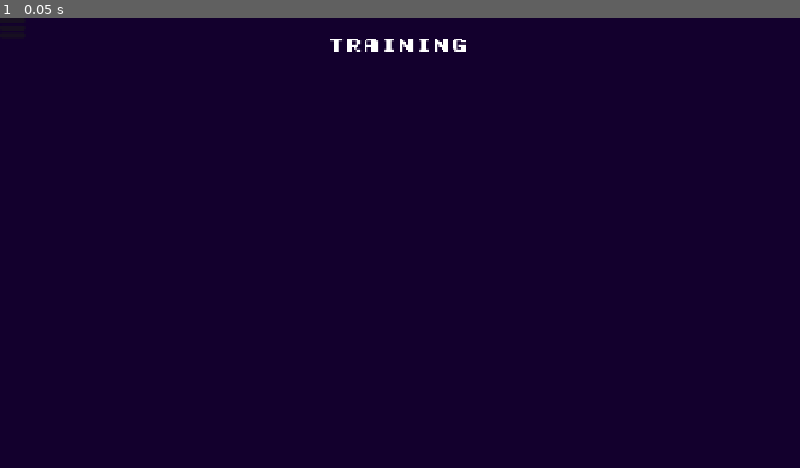
Above: before the commit, frame 1.
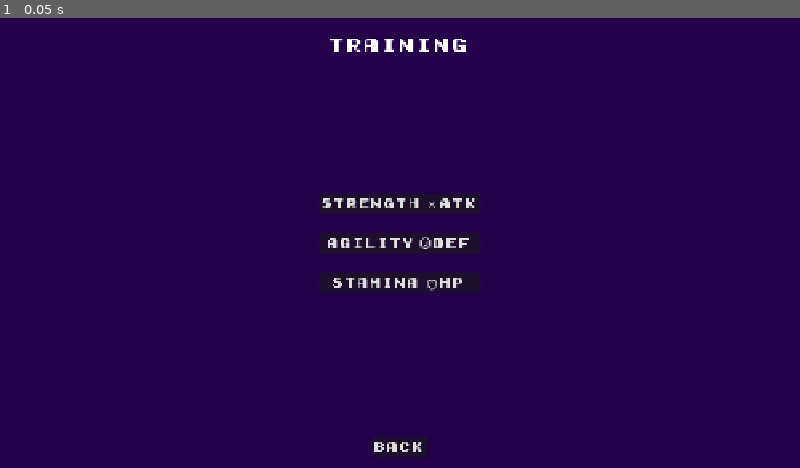
Above: after the commit, the same moment.

Repository: Tortiz-CSUF/slotchi
Game: Godot game, scene res://train_select.tscn
The game is run twice, just before and just after one commit, with the same random seed, the same clock (stepped at 60 frames per second) and the same inputs. The project has no main scene, so this scene is started directly.
Inputs:
- Up to frame 1 (0.05 s): no input

The runs differ from the first frame. In frame 1, 97% of the frame differs, in the area x 0-100%, y 0-100%.

Commit message:
slotchi_Interim_2

Diff:
--- /dev/null
+++ b/scripts/TrainSelect.gd
@@ -0,0 +1,11 @@
+extends Control
+
+
+# Called when the node enters the scene tree for the first time.
+func _ready() -> void:
+	pass # Replace with function body.
+
+
+# Called every frame. 'delta' is the elapsed time since the previous frame.
+func _process(delta: float) -> void:
+	pass
--- a/train_select.tscn
+++ b/train_select.tscn
@@ -17,7 +17,7 @@
 anchor_bottom = 1.0
 grow_horizontal = 2
 grow_vertical = 2
-color = Color(0.073987685, 9.960659e-05, 0.1762219, 1)
+color = Color(0.14130986, 0.00027263665, 0.29574108, 1)
 
 [node name="Title" type="Label" parent="." unique_id=1860689341]
 layout_mode = 1
@@ -35,15 +35,51 @@
 horizontal_alignment = 1
 
 [node name="VBoxContainer" type="VBoxContainer" parent="." unique_id=535620170]
-layout_mode = 0
-offset_right = 40.0
-offset_bottom = 40.0
+layout_mode = 1
+anchors_preset = 8
+anchor_left = 0.5
+anchor_top = 0.5
+anchor_right = 0.5
+anchor_bottom = 0.5
+offset_left = -20.0
+offset_top = -20.0
+offset_right = 20.0
+offset_bottom = 20.0
+grow_horizontal = 2
+grow_vertical = 2
+theme_override_constants/separation = 30
 
 [node name="StrengthButton" type="Button" parent="VBoxContainer" unique_id=1562253003]
 layout_mode = 2
+theme_override_fonts/font = ExtResource("1_au5il")
+theme_override_font_sizes/font_size = 20
+text = "Strength *ATK"
 
 [node name="AgilityButton" type="Button" parent="VBoxContainer" unique_id=151000233]
 layout_mode = 2
+theme_override_fonts/font = ExtResource("1_au5il")
+theme_override_font_sizes/font_size = 20
+text = "Agility (DEF"
 
 [node name="StaminaButton" type="Button" parent="VBoxContainer" unique_id=416623023]
 layout_mode = 2
+theme_override_fonts/font = ExtResource("1_au5il")
+theme_override_font_sizes/font_size = 20
+text = "Stamina <HP"
+
+[node name="BackButton" type="Button" parent="." unique_id=1916953677]
+layout_mode = 1
+anchors_preset = 7
+anchor_left = 0.5
+anchor_top = 1.0
+anchor_right = 0.5
+anchor_bottom = 1.0
+offset_left = -44.0
+offset_top = -50.0
+offset_right = 44.0
+offset_bottom = -17.0
+grow_horizontal = 2
+grow_vertical = 0
+theme_override_fonts/font = ExtResource("1_au5il")
+theme_override_font_sizes/font_size = 20
+text = "Back"
Not shown, added: scripts/TrainSelect.gd.uid
